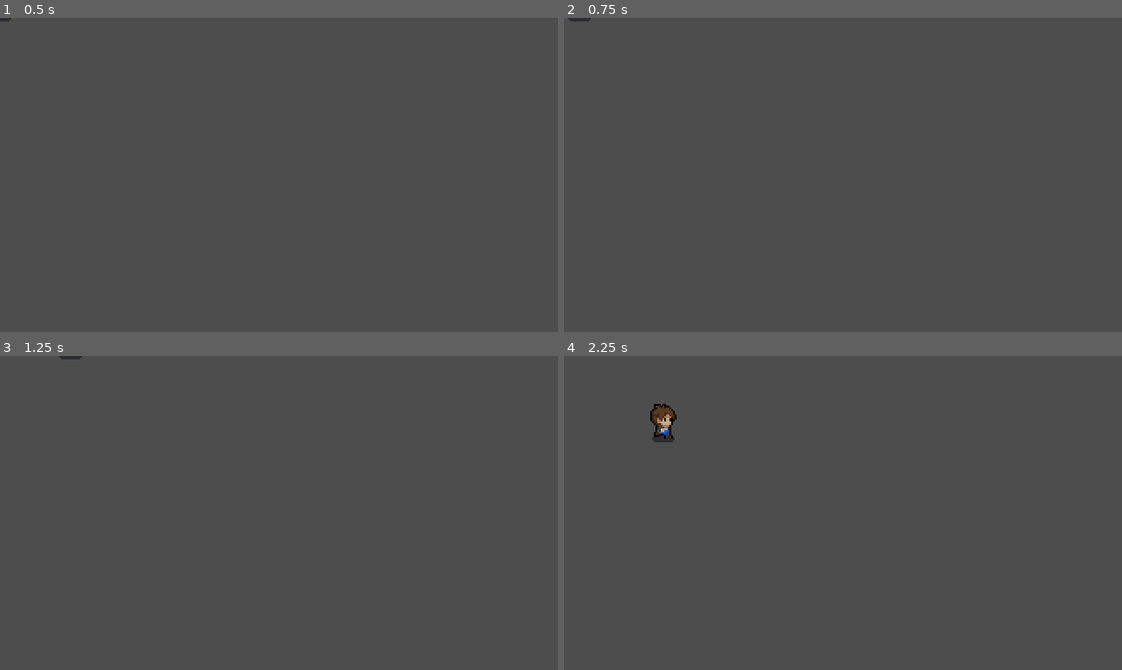
Above: before the commit, frames 1-4 (two rows, left to right).
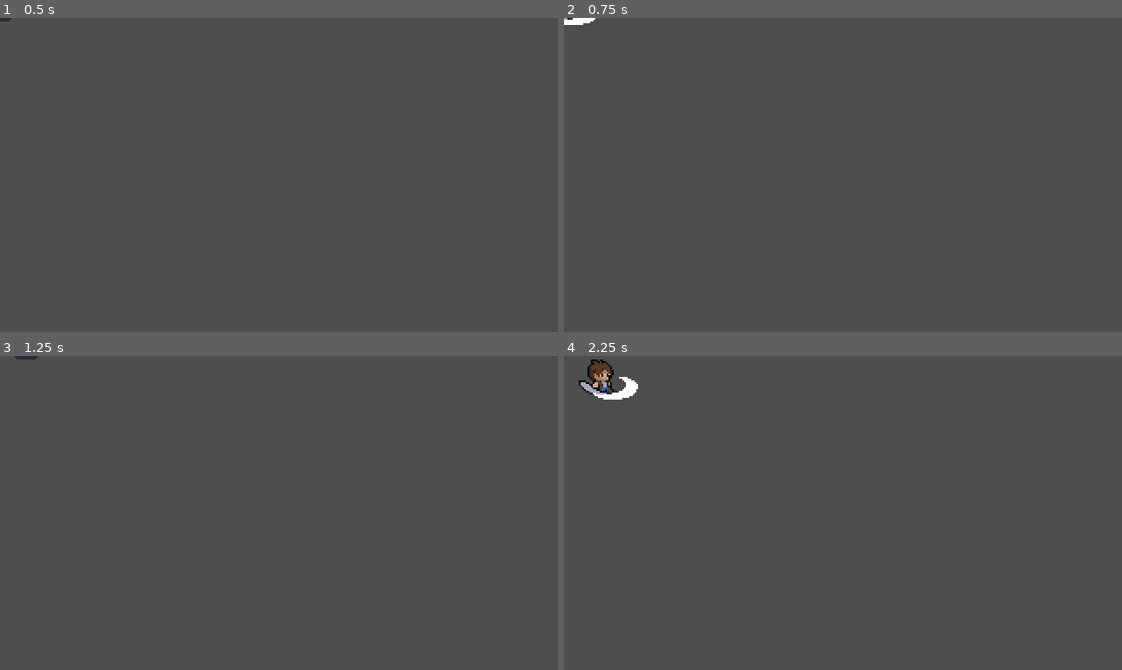
Above: after the commit, the same moments.

Repository: Gui-dev/mystic-woods-godot-4
Game: Godot game, scene res://src/player/player.tscn
Two runs of this game, one before a commit and one after it. Both use one fixed random seed, a clock stepped at 60 frames per second and the inputs below. The project has no main scene, so this scene is started directly.
Inputs (mouse positions are in pixels of both pictures, inside the frame that each line leads up to):
- Up to frame 1 (0.5 s): no input
- Up to frame 2 (0.75 s): tap Enter at 0.5 s; move the mouse to (965, 159) at 0.52 s; hold D (move_right) from 0.53 s (still down); click (965, 159) at 0.6 s
- Up to frame 3 (1.25 s): keep holding D (move_right)
- Up to frame 4 (2.25 s): tap Space at 1.25 s; move the mouse to (731, 528) at 1.27 s; release D (move_right) at 1.28 s; hold S (move_down) 1.28-2.03 s; click (731, 528) at 1.35 s; move the mouse to (898, 443) at 2.02 s; hold D (move_right) from 2.03 s (still down); click (898, 443) at 2.1 s

Frame 1 is identical in both runs. In frame 2, 0.1% of the frame differs, in the area x 0-6%, y 0-3%; in frame 3, less than 0.1%; in frame 4, 1.1%, in the area x 2-21%, y 1-28%.

Commit message:
feat: add character attack animation

Diff:
--- a/project.godot
+++ b/project.godot
@@ -48,6 +48,13 @@
 , Object(InputEventKey,"resource_local_to_scene":false,"resource_name":"","device":-1,"window_id":0,"alt_pressed":false,"shift_pressed":false,"ctrl_pressed":false,"meta_pressed":false,"pressed":false,"keycode":0,"physical_keycode":4194322,"key_label":0,"unicode":0,"echo":false,"script":null)
 ]
 }
+attack={
+"deadzone": 0.5,
+"events": [Object(InputEventMouseButton,"resource_local_to_scene":false,"resource_name":"","device":-1,"window_id":0,"alt_pressed":false,"shift_pressed":false,"ctrl_pressed":false,"meta_pressed":false,"button_mask":1,"position":Vector2(47, 9),"global_position":Vector2(51, 50),"factor":1.0,"button_index":1,"canceled":false,"pressed":true,"double_click":false,"script":null)
+, Object(InputEventKey,"resource_local_to_scene":false,"resource_name":"","device":-1,"window_id":0,"alt_pressed":false,"shift_pressed":false,"ctrl_pressed":false,"meta_pressed":false,"pressed":false,"keycode":0,"physical_keycode":77,"key_label":0,"unicode":109,"echo":false,"script":null)
+, Object(InputEventKey,"resource_local_to_scene":false,"resource_name":"","device":-1,"window_id":0,"alt_pressed":false,"shift_pressed":false,"ctrl_pressed":false,"meta_pressed":false,"pressed":false,"keycode":0,"physical_keycode":81,"key_label":0,"unicode":113,"echo":false,"script":null)
+]
+}
 
 [rendering]
 
--- a/src/player/player.gd
+++ b/src/player/player.gd
@@ -3,6 +3,7 @@
 
 
 var _state_machine: AnimationNodeStateMachinePlayback
+var _is_attacking: bool = false
 @export_category("variables")
 @export var _move_speed: float = 64.0
 @export var _acceleration: float = 0.2
@@ -15,8 +16,9 @@
   _state_machine = _animation_tree["parameters/playback"]
 
 
-func _physics_process(delta: float) -> void:
+func _physics_process(_delta: float) -> void:
   _move()
+  _attack()
   _animate()
   move_and_slide()
 
@@ -29,6 +31,7 @@
   if direction != Vector2.ZERO:
     _animation_tree["parameters/idle/blend_position"] = direction
     _animation_tree["parameters/walk/blend_position"] = direction
+    _animation_tree["parameters/attack/blend_position"] = direction
     velocity.x = lerp(velocity.x, direction.normalized().x * _move_speed, _acceleration)
     velocity.y = lerp(velocity.y, direction.normalized().y * _move_speed, _acceleration)
     return
@@ -38,8 +41,24 @@
   velocity = direction.normalized() * _move_speed
 
 
+func _attack() -> void:
+  if Input.is_action_just_pressed("attack") and not _is_attacking:
+    set_physics_process(false)
+    _is_attacking = true
+
+
 func _animate() -> void:
+  if _is_attacking:
+    _state_machine.travel("attack")
+    return
   if velocity.length() > 10:
     _state_machine.travel("walk")
     return
   _state_machine.travel("idle")
+
+
+
+func _on_animation_tree_animation_finished(anim_name: StringName):
+    if anim_name.contains("attack"):
+      set_physics_process(true)
+      _is_attacking = false
--- a/src/player/player.tscn
+++ b/src/player/player.tscn
@@ -347,6 +347,166 @@
 "transitions": PackedFloat32Array(1, 1, 1, 1, 1, 1),
 "update": 1,
 "values": [30, 31, 32, 33, 34, 35]
+}
+tracks/1/type = "value"
+tracks/1/imported = false
+tracks/1/enabled = true
+tracks/1/path = NodePath("sprite:position")
+tracks/1/interp = 1
+tracks/1/loop_wrap = true
+tracks/1/keys = {
+"times": PackedFloat32Array(0),
+"transitions": PackedFloat32Array(1),
+"update": 0,
+"values": [Vector2(-0.5, -17)]
+}
+tracks/2/type = "value"
+tracks/2/imported = false
+tracks/2/enabled = true
+tracks/2/path = NodePath("sprite:flip_h")
+tracks/2/interp = 1
+tracks/2/loop_wrap = true
+tracks/2/keys = {
+"times": PackedFloat32Array(0),
+"transitions": PackedFloat32Array(1),
+"update": 1,
+"values": [false]
+}
+
+[sub_resource type="Animation" id="Animation_2aore"]
+resource_name = "attack_down"
+length = 0.4
+tracks/0/type = "value"
+tracks/0/imported = false
+tracks/0/enabled = true
+tracks/0/path = NodePath("sprite:frame")
+tracks/0/interp = 1
+tracks/0/loop_wrap = true
+tracks/0/keys = {
+"times": PackedFloat32Array(0, 0.1, 0.2, 0.3),
+"transitions": PackedFloat32Array(1, 1, 1, 1),
+"update": 1,
+"values": [36, 37, 38, 39]
+}
+tracks/1/type = "value"
+tracks/1/imported = false
+tracks/1/enabled = true
+tracks/1/path = NodePath("sprite:position")
+tracks/1/interp = 1
+tracks/1/loop_wrap = true
+tracks/1/keys = {
+"times": PackedFloat32Array(0),
+"transitions": PackedFloat32Array(1),
+"update": 0,
+"values": [Vector2(-0.5, -17)]
+}
+tracks/2/type = "value"
+tracks/2/imported = false
+tracks/2/enabled = true
+tracks/2/path = NodePath("sprite:flip_h")
+tracks/2/interp = 1
+tracks/2/loop_wrap = true
+tracks/2/keys = {
+"times": PackedFloat32Array(0),
+"transitions": PackedFloat32Array(1),
+"update": 1,
+"values": [false]
+}
+
+[sub_resource type="Animation" id="Animation_tmf5u"]
+resource_name = "attack_right"
+length = 0.4
+tracks/0/type = "value"
+tracks/0/imported = false
+tracks/0/enabled = true
+tracks/0/path = NodePath("sprite:frame")
+tracks/0/interp = 1
+tracks/0/loop_wrap = true
+tracks/0/keys = {
+"times": PackedFloat32Array(0, 0.1, 0.2, 0.3),
+"transitions": PackedFloat32Array(1, 1, 1, 1),
+"update": 1,
+"values": [42, 43, 44, 45]
+}
+tracks/1/type = "value"
+tracks/1/imported = false
+tracks/1/enabled = true
+tracks/1/path = NodePath("sprite:position")
+tracks/1/interp = 1
+tracks/1/loop_wrap = true
+tracks/1/keys = {
+"times": PackedFloat32Array(0),
+"transitions": PackedFloat32Array(1),
+"update": 0,
+"values": [Vector2(-0.5, -17)]
+}
+tracks/2/type = "value"
+tracks/2/imported = false
+tracks/2/enabled = true
+tracks/2/path = NodePath("sprite:flip_h")
+tracks/2/interp = 1
+tracks/2/loop_wrap = true
+tracks/2/keys = {
+"times": PackedFloat32Array(0),
+"transitions": PackedFloat32Array(1),
+"update": 1,
+"values": [false]
+}
+
+[sub_resource type="Animation" id="Animation_l775n"]
+resource_name = "attack_left"
+length = 0.4
+tracks/0/type = "value"
+tracks/0/imported = false
+tracks/0/enabled = true
+tracks/0/path = NodePath("sprite:frame")
+tracks/0/interp = 1
+tracks/0/loop_wrap = true
+tracks/0/keys = {
+"times": PackedFloat32Array(0, 0.1, 0.2, 0.3),
+"transitions": PackedFloat32Array(1, 1, 1, 1),
+"update": 1,
+"values": [42, 43, 44, 45]
+}
+tracks/1/type = "value"
+tracks/1/imported = false
+tracks/1/enabled = true
+tracks/1/path = NodePath("sprite:position")
+tracks/1/interp = 1
+tracks/1/loop_wrap = true
+tracks/1/keys = {
+"times": PackedFloat32Array(0),
+"transitions": PackedFloat32Array(1),
+"update": 0,
+"values": [Vector2(0.5, -17)]
+}
+tracks/2/type = "value"
+tracks/2/imported = false
+tracks/2/enabled = true
+tracks/2/path = NodePath("sprite:flip_h")
+tracks/2/interp = 1
+tracks/2/loop_wrap = true
+tracks/2/keys = {
+"times": PackedFloat32Array(0),
+"transitions": PackedFloat32Array(1),
+"update": 1,
+"values": [true]
+}
+
+[sub_resource type="Animation" id="Animation_jvao4"]
+resource_name = "attack_up"
+length = 0.4
+tracks/0/type = "value"
+tracks/0/imported = false
+tracks/0/enabled = true
+tracks/0/path = NodePath("sprite:frame")
+tracks/0/interp = 1
+tracks/0/loop_wrap = true
+tracks/0/keys = {
+"times": PackedFloat32Array(0, 0.1, 0.2, 0.3),
+"transitions": PackedFloat32Array(1, 1, 1, 1),
+"update": 1,
+"values": [48, 49, 50, 51]
 }
 tracks/1/type = "value"
 tracks/1/imported = false
@@ -376,6 +536,10 @@
 [sub_resource type="AnimationLibrary" id="AnimationLibrary_gwyjf"]
 _data = {
 "RESET": SubResource("Animation_db3fp"),
+"attack_down": SubResource("Animation_2aore"),
+"attack_left": SubResource("Animation_l775n"),
+"attack_right": SubResource("Animation_tmf5u"),
+"attack_up": SubResource("Animation_jvao4"),
 "idle_down": SubResource("Animation_qu2jw"),
 "idle_left": SubResource("Animation_omueg"),
 "idle_right": SubResource("Animation_0n0dj"),
@@ -385,6 +549,39 @@
 "walk_right": SubResource("Animation_x46c3"),
 "walk_up": SubResource("Animation_e20w0")
 }
+
+[sub_resource type="AnimationNodeAnimation" id="AnimationNodeAnimation_6u11t"]
+animation = &"attack_down"
+
+[sub_resource type="AnimationNodeAnimation" id="AnimationNodeAnimation_c7bs8"]
+animation = &"attack_right"
+
+[sub_resource type="AnimationNodeAnimation" id="AnimationNodeAnimation_dgyb4"]
+animation = &"attack_left"
+
+[sub_resource type="AnimationNodeAnimation" id="AnimationNodeAnimation_05ffw"]
+animation = &"attack_up"
+
+[sub_resource type="AnimationNodeAnimation" id="AnimationNodeAnimation_60u7e"]
+animation = &"attack_down"
+
+[sub_resource type="AnimationNodeAnimation" id="AnimationNodeAnimation_w3k1c"]
+animation = &"attack_up"
+
+[sub_resource type="AnimationNodeBlendSpace2D" id="AnimationNodeBlendSpace2D_bgyfj"]
+blend_point_0/node = SubResource("AnimationNodeAnimation_6u11t")
+blend_point_0/pos = Vector2(0, 1)
+blend_point_1/node = SubResource("AnimationNodeAnimation_c7bs8")
+blend_point_1/pos = Vector2(1, 0)
+blend_point_2/node = SubResource("AnimationNodeAnimation_dgyb4")
+blend_point_2/pos = Vector2(-1, 0)
+blend_point_3/node = SubResource("AnimationNodeAnimation_05ffw")
+blend_point_3/pos = Vector2(0, -1)
+blend_point_4/node = SubResource("AnimationNodeAnimation_60u7e")
+blend_point_4/pos = Vector2(0, 1)
+blend_point_5/node = SubResource("AnimationNodeAnimation_w3k1c")
+blend_point_5/pos = Vector2(0, -1)
+blend_mode = 1
 
 [sub_resource type="AnimationNodeAnimation" id="AnimationNodeAnimation_gionk"]
 animation = &"idle_down"
@@ -434,11 +631,13 @@
 
 [sub_resource type="AnimationNodeStateMachine" id="AnimationNodeStateMachine_t1ce7"]
 states/End/position = Vector2(669, 100)
+states/attack/node = SubResource("AnimationNodeBlendSpace2D_bgyfj")
+states/attack/position = Vector2(351.79, 247.06)
 states/idle/node = SubResource("AnimationNodeBlendSpace2D_mpg8g")
 states/idle/position = Vector2(351.79, 93.065)
 states/walk/node = SubResource("AnimationNodeBlendSpace2D_kj4ci")
 states/walk/position = Vector2(351.79, 178.065)
-graph_offset = Vector2(18.99, -25.935)
+graph_offset = Vector2(93.48, 24.375)
 
 [node name="player" type="CharacterBody2D" node_paths=PackedStringArray("_animation_tree")]
 script = ExtResource("1_5hqrx")
@@ -464,5 +663,8 @@
 }
 tree_root = SubResource("AnimationNodeStateMachine_t1ce7")
 anim_player = NodePath("../animation_player")
+parameters/attack/blend_position = Vector2(0, -0.0158731)
 parameters/idle/blend_position = Vector2(0, 0)
 parameters/walk/blend_position = Vector2(0, 0)
+
+[connection signal="animation_finished" from="animation_tree" to="." method="_on_animation_tree_animation_finished"]
Not shown: 1 places in src/player/player.tscn that only renumber resources
